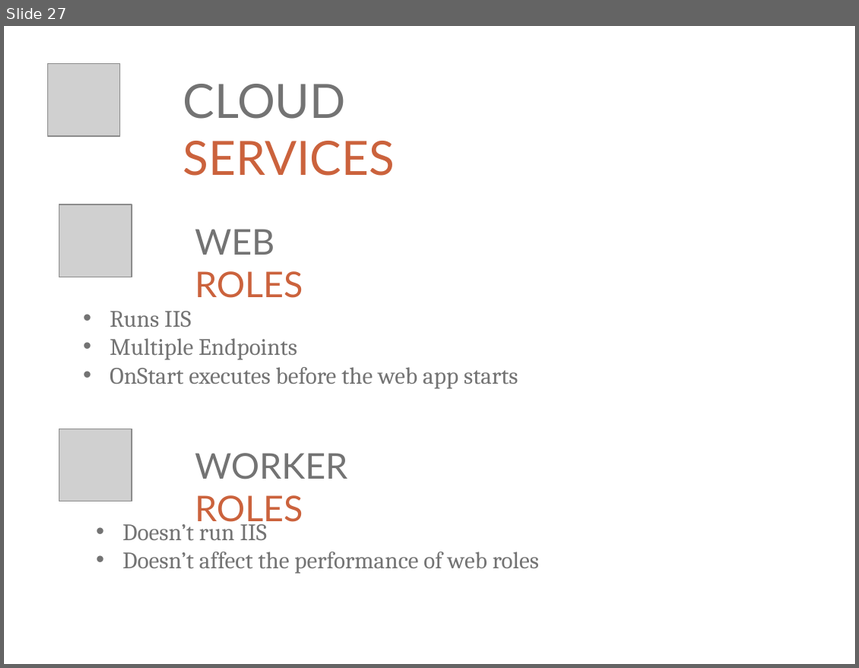
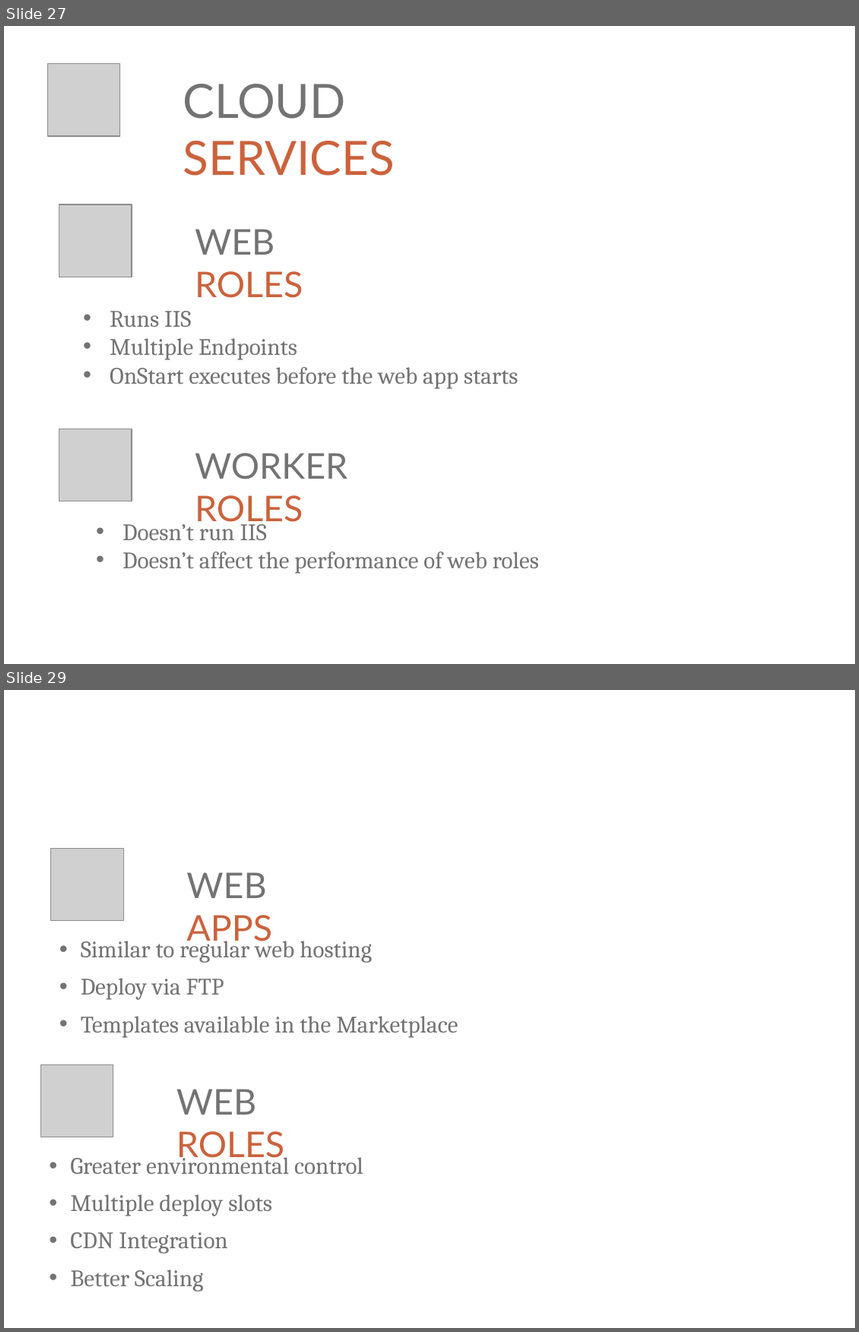
Before and after one commit to ritasker/Presentations-Archive, a slide deck: Current/Azure The Good Parts Web Apps/AzureTheGoodParts-WebApps.pptx. Shown one above the other, each under a label of ours: slide 27 before the commit, slides 27 and 29 after it; the slides between them are not shown. The pictures are 859x668 and 859x1332 pixels, drawn with LibreOffice and Linux fonts; fonts in the diff are those of the drawing; grey boxes stand for pictures; background and template pictures are left out. Boxes give left, top, right and bottom in pixels: in the first picture for what was removed or moved away, otherwise in the second. Text is boxed around its words. In the diff, an @@ line names an element or a change of style, - is before the commit and + after.

```diff
--- a/Current/Azure The Good Parts Web Apps/AzureTheGoodParts-WebApps.pptx
+++ b/Current/Azure The Good Parts Web Apps/AzureTheGoodParts-WebApps.pptx
@@ slide 29 added at [4, 690, 855, 1328], background picture (left out) @@
@@ picture added at [51, 848, 123, 921] @@
@@ text added at [186, 872, 272, 948], 30 pt, text #CB623C @@
+WEB APPS
@@ text added at [81, 936, 458, 1037], 20 pt, text #737373 @@
+• Similar to regular web hosting
+• Deploy via FTP
+• Templates available in the Marketplace
@@ picture added at [40, 1065, 113, 1137] @@
@@ text added at [177, 1089, 284, 1164], 30 pt, text #CB623C @@
+WEB ROLES
@@ text added at [70, 1153, 363, 1291], 20 pt, text #737373 @@
+• Greater environmental control
+• Multiple deploy slots
+• CDN Integration
+• Better Scaling
```
Also in this commit, not shown: 5 slides changed, 4 other slides added, 2 other files.
